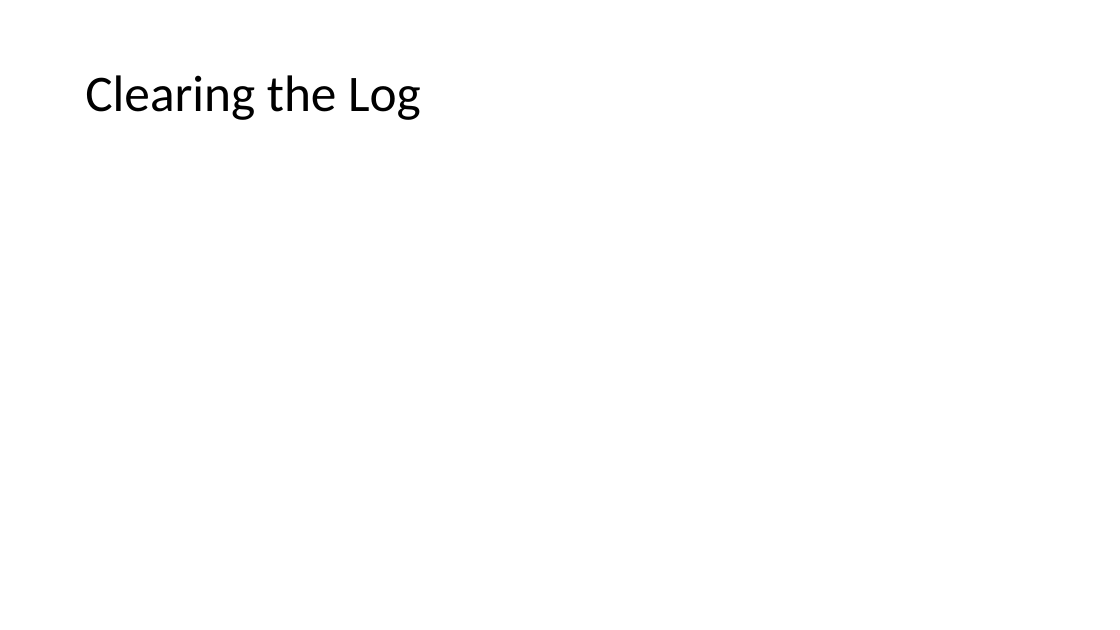
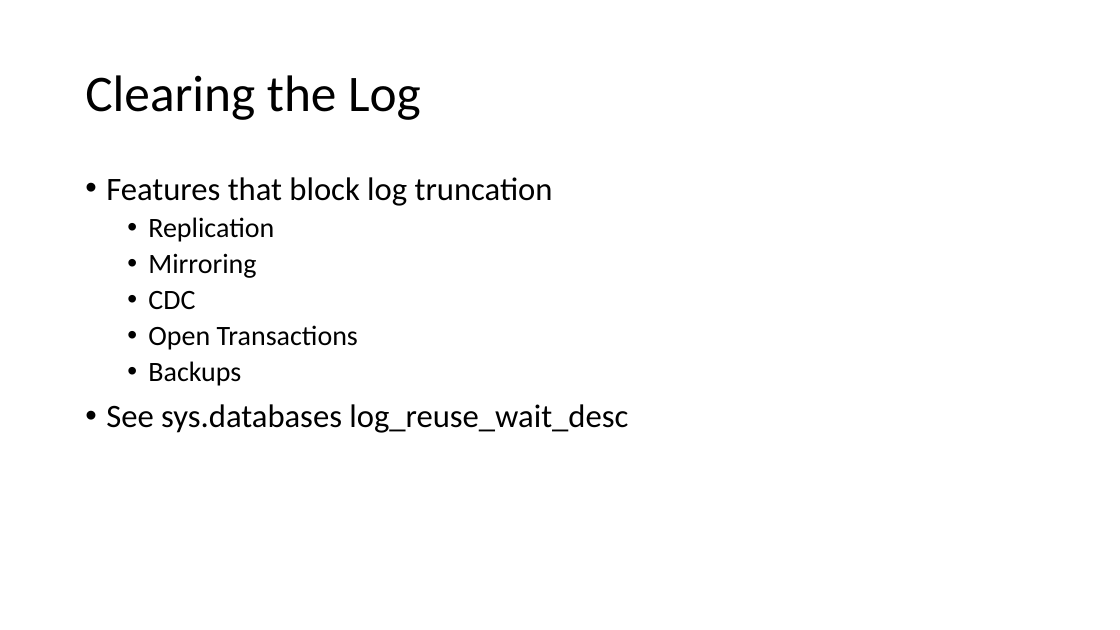
Before and after one commit to sabinio/SQLTraining, a slide deck: slide 13 of Slides/1. Logging.pptx (slide 12 before the commit). Drawn at 1120x630 pixels with LibreOffice and Linux fonts; fonts in the diff are those of the drawing. Boxes give left, top, right and bottom in pixels: in the first picture for what was removed or moved away, otherwise in the second. Text is boxed around its words. In the diff, an @@ line names an element or a change of style, - is before the commit and + after.

```diff
--- a/Slides/1. Logging.pptx
+++ b/Slides/1. Logging.pptx
@@ text added at <box>106,177,628,433</box>, 28 pt, text #000000 @@
+• Features that block log truncation
+  • Replication
+  • Mirroring
+  • CDC
+  • Open Transactions
+  • Backups
+• See sys.databases log_reuse_wait_desc
```
Also in this commit, not shown: 5 other slides changed, 4 slides added, 1 slide removed.
